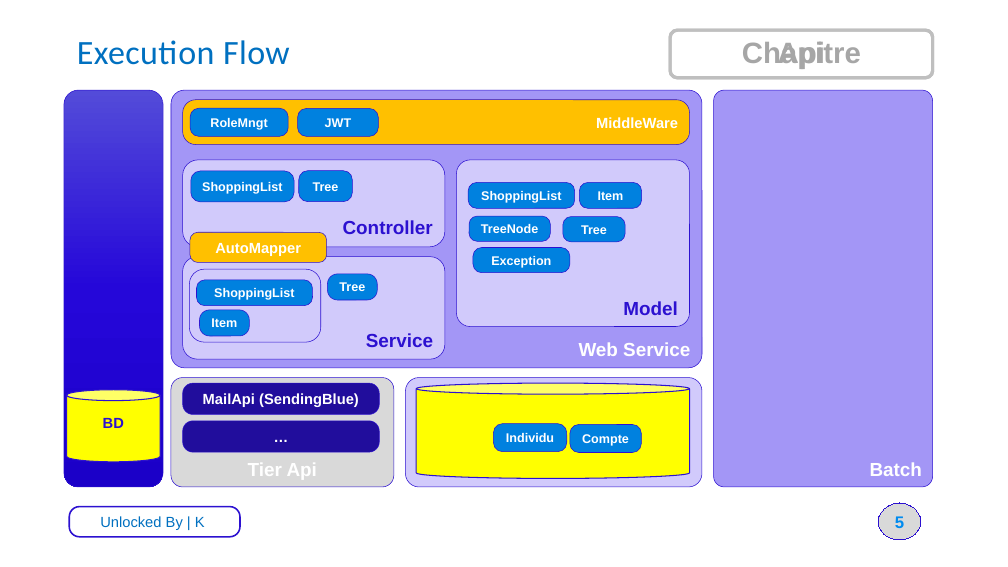
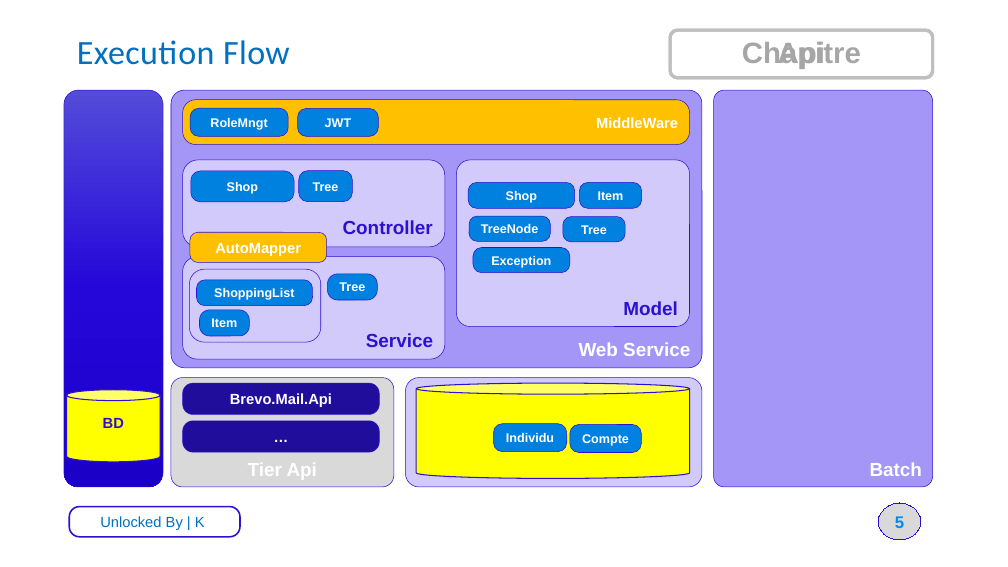
Before and after one commit to Winderbueno/_Doc, a slide deck: slide 5 of Shop.Solution/Shop.Api.pptx. Drawn at 1008x567 pixels with LibreOffice and Linux fonts; fonts in the diff are those of the drawing. Boxes give left, top, right and bottom in pixels: in the first picture for what was removed or moved away, otherwise in the second. Text is boxed around its words. In the diff, an @@ line names an element or a change of style, - is before the commit and + after.

```diff
--- a/Shop.Solution/Shop.Api.pptx
+++ b/Shop.Solution/Shop.Api.pptx
@@ text in rounded rectangle at (227,182,258,194): text changed @@
-ShoppingList
+Shop
@@ text in rounded rectangle at (506,191,537,203): text changed @@
-ShoppingList
+Shop
@@ text in rounded rectangle at (230,393,332,407): text changed @@
-MailApi (SendingBlue)
+Brevo.Mail.Api
```
Also in this commit, not shown: 5 other files.
